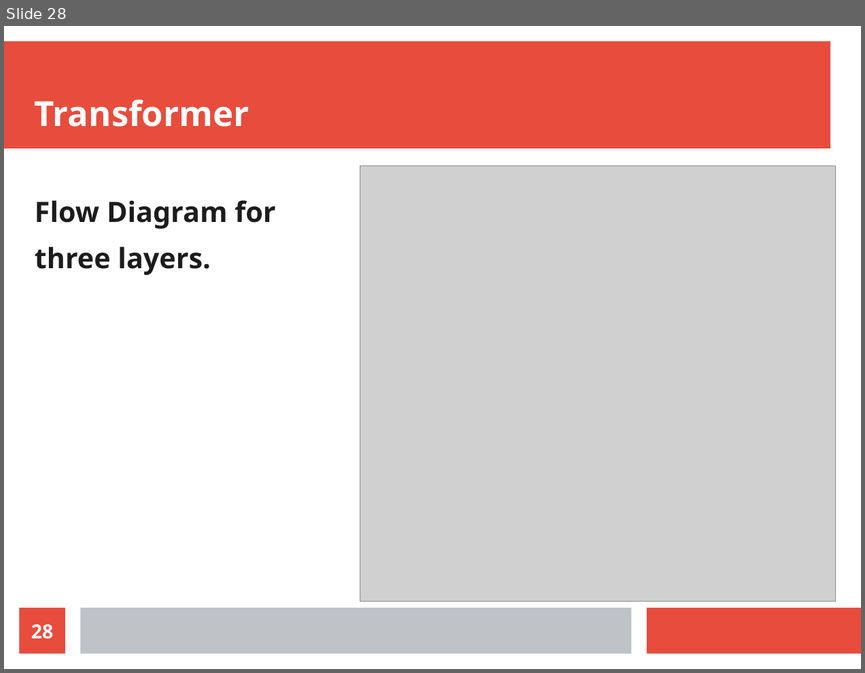
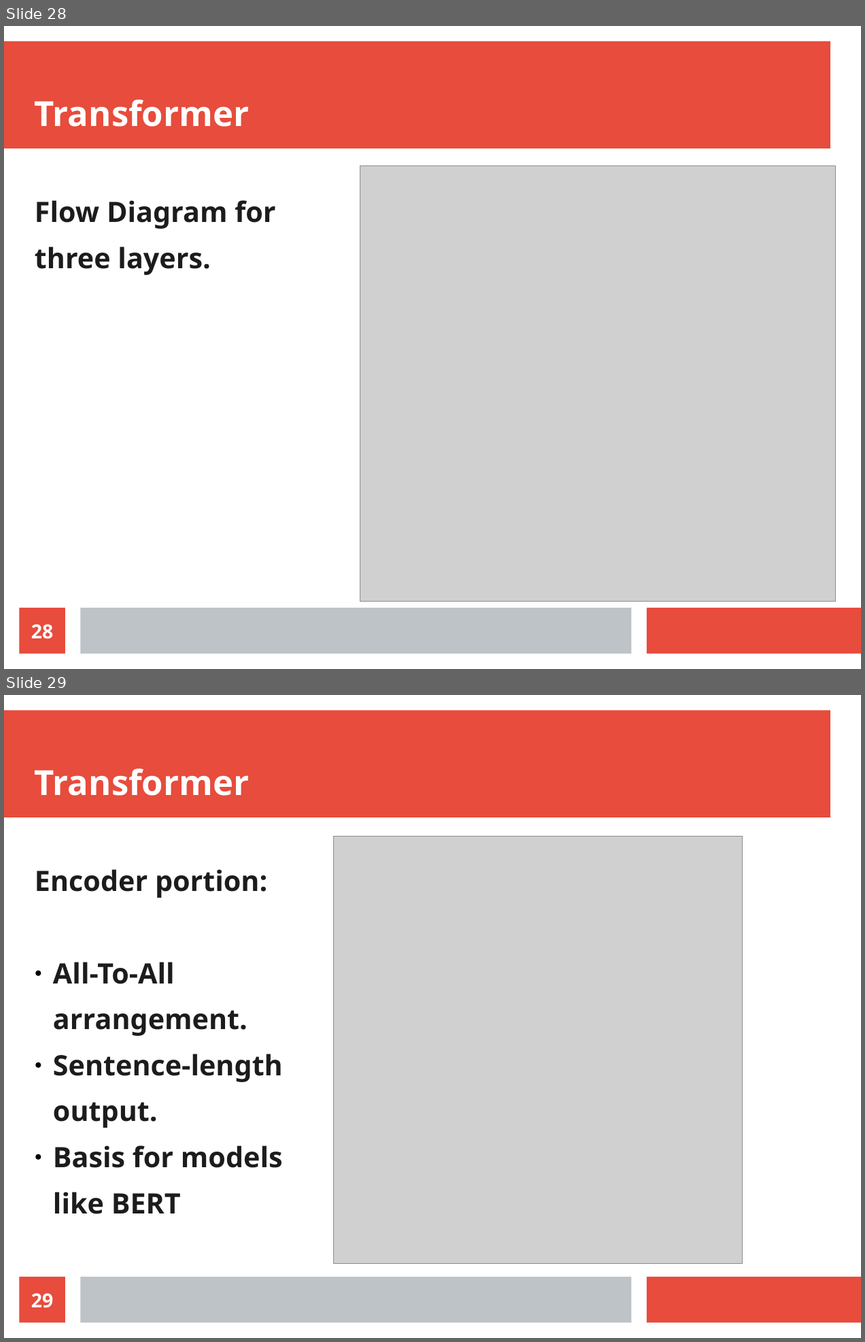
Before and after one commit to radiodee1/liebman_spring20, a slide deck: pdf/thesis_presentation.odp. Shown one above the other, each under a label of ours: slide 28 before the commit, slides 28 and 29 after it. The pictures are 865x673 and 865x1342 pixels, drawn with LibreOffice and Linux fonts; fonts in the diff are those of the drawing; grey boxes stand for pictures. Boxes give left, top, right and bottom in pixels: in the first picture for what was removed or moved away, otherwise in the second. Text is boxed around its words. In the diff, an @@ line names an element or a change of style, - is before the commit and + after.

```diff
--- a/pdf/thesis_presentation.odp
+++ b/pdf/thesis_presentation.odp
@@ slide 29 added at bbox=[4, 695, 861, 1338], background #FFFFFF; not listed: 3 template elements that a slide beside it also shows @@
@@ title added at bbox=[35, 768, 249, 796], 32 pt, text #FFFFFF, bold @@
+Transformer
@@ picture added at bbox=[334, 836, 742, 1263] @@
@@ text added at bbox=[35, 869, 283, 1214], 26 pt, text #1C1C1C, bold @@
+Encoder portion:
+● All-To-All
+arrangement.
+● Sentence-length
+output.
+● Basis for models
+like BERT
@@ page number added at bbox=[20, 1276, 65, 1323], fill #E74C3C, 18 pt, text #FFFFFF, bold @@
+29
```
Also in this commit, not shown: 7 other slides added.
